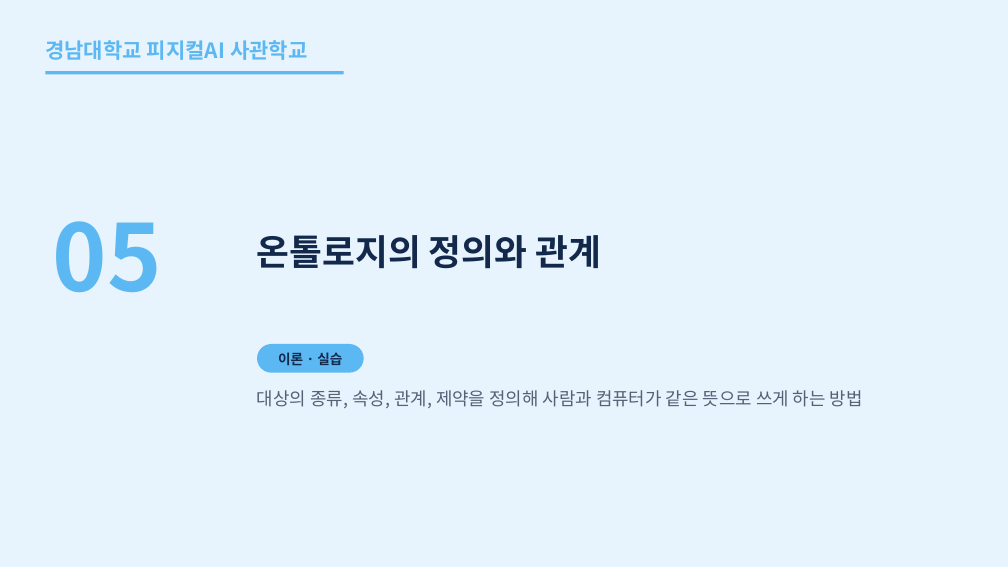
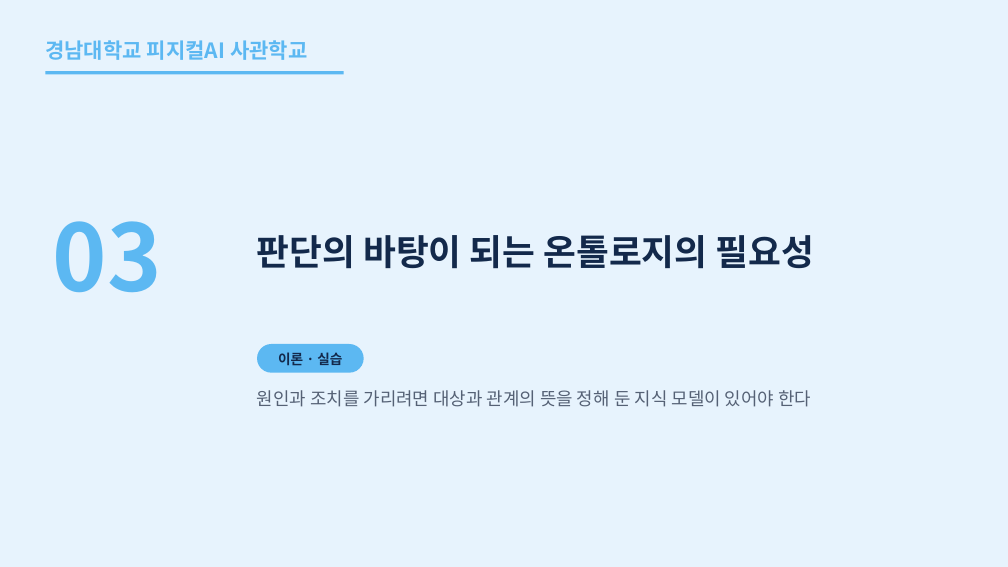
Before and after one commit to uengine-oss/hyd-iot-edu, a slide deck: slide 64 of workspace/강의제작/산출물/통합반/이론/01회차/통합반_01일차.pptx. Drawn at 1008x567 pixels with LibreOffice and Linux fonts; fonts in the diff are those of the drawing. Boxes give left, top, right and bottom in pixels: in the first picture for what was removed or moved away, otherwise in the second. Text is boxed around its words. In the diff, an @@ line names an element or a change of style, - is before the commit and + after.

Commit message:
1회차 이론 01편 덱 확정(사용자 확정): 학습목표 카드 이름 · 목차 세 단원 · 5장 요약 맡기면 일 두 배 → 바로 덤벼든다 · 8장 내 것으로 만든 것과 아닌 것 · 9장 AI 선생님 대화 삽화(새 그림) · 10장 학습노트에 남기기 = 지식 자산화 · 12장 실습 소개(오늘은 학습노트 만들기만) · 64장 03 단원 이름 「판단의 바탕이 되는 온톨로지의 필요성」. 확정 PPTX는 그 장만 장교체 + 노트주입

```diff
--- a/workspace/강의제작/산출물/통합반/이론/01회차/통합반_01일차.pptx
+++ b/workspace/강의제작/산출물/통합반/이론/01회차/통합반_01일차.pptx
@@ text at bbox=[53, 221, 162, 292]: text changed @@
-05
+03
@@ text at bbox=[257, 235, 814, 269]: text changed @@
-온톨로지의 정의와 관계
+판단의 바탕이 되는 온톨로지의 필요성
@@ text at bbox=[257, 390, 811, 407]: text changed @@
-대상의 종류, 속성, 관계, 제약을 정의해 사람과 컴퓨터가 같은 뜻으로 쓰게 하는 방법
+원인과 조치를 가리려면 대상과 관계의 뜻을 정해 둔 지식 모델이 있어야 한다
```
Also in this commit, not shown: 7 other slides changed, 4 other files.
